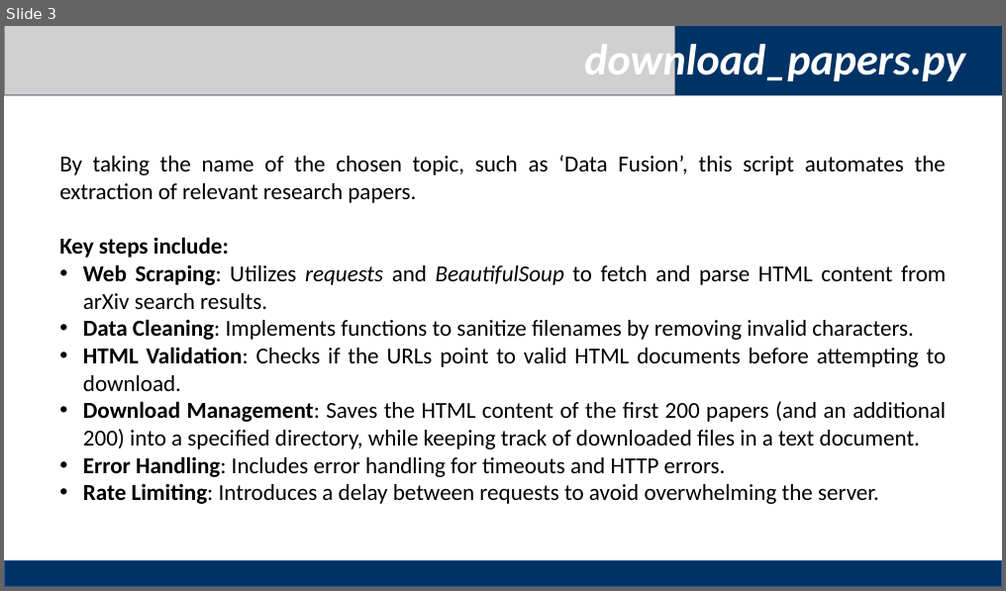
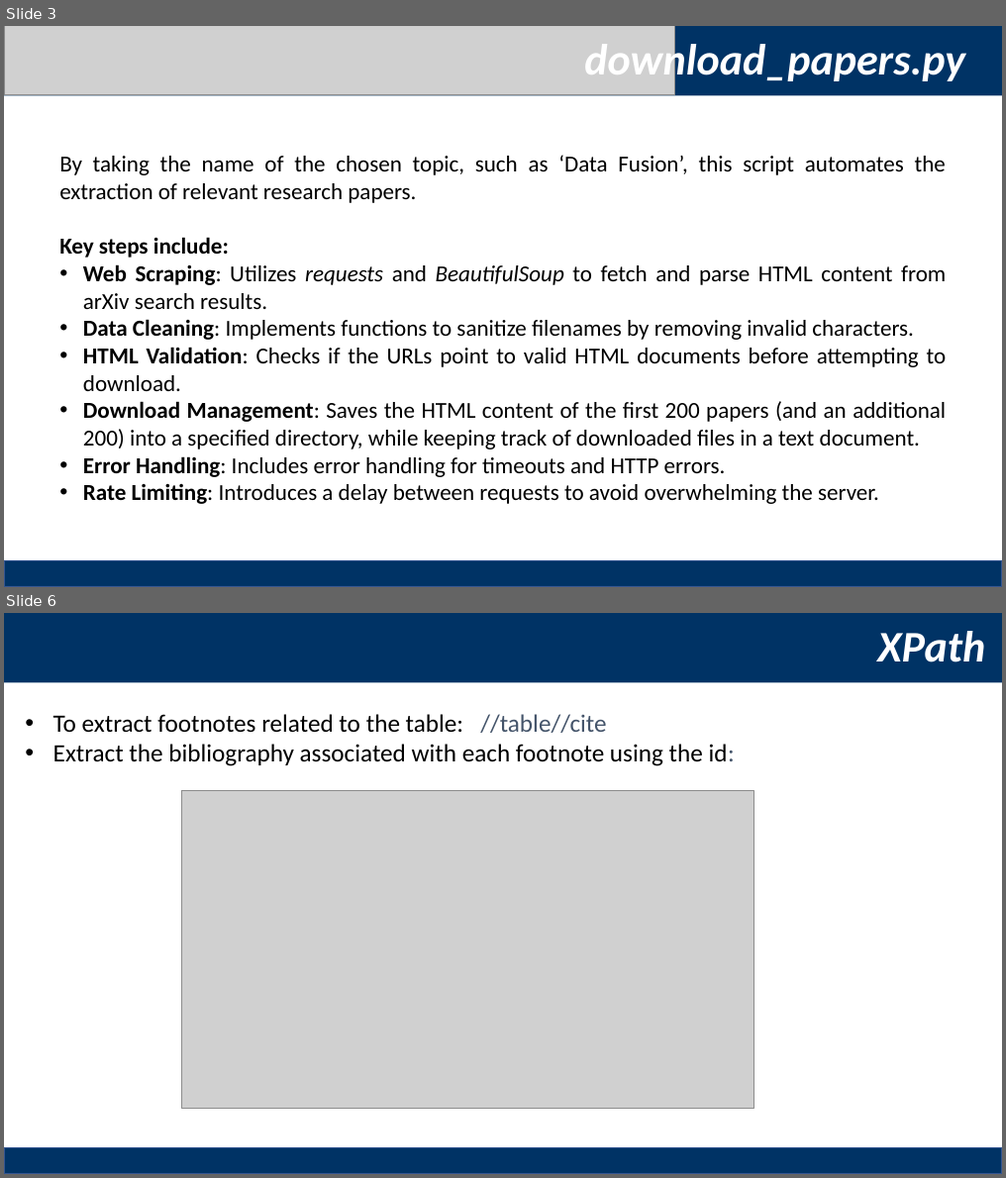
Before and after one commit to haowen3012/ID-Homerwork1, a slide deck: homework1/Homework1.pptx. Shown one above the other, each under a label of ours: slide 3 before the commit, slides 3 and 6 after it; the slides between them are not shown. The pictures are 1006x591 and 1006x1178 pixels, drawn with LibreOffice and Linux fonts; fonts in the diff are those of the drawing; grey boxes stand for pictures. Boxes give left, top, right and bottom in pixels: in the first picture for what was removed or moved away, otherwise in the second. Text is boxed around its words. In the diff, an @@ line names an element or a change of style, - is before the commit and + after.

```diff
--- a/homework1/Homework1.pptx
+++ b/homework1/Homework1.pptx
@@ slide 6 added at (x1=4, y1=613, x2=1002, y2=1174), background #FFFFFF @@
@@ rectangle added at (x1=4, y1=613, x2=1002, y2=682), fill #003365 @@
@@ text added at (x1=877, y1=631, x2=985, y2=663), 42 pt, text #FFFFFF, bold, italic @@
+XPath
@@ text added at (x1=54, y1=714, x2=735, y2=766), 24 pt, text #000000 @@
+• To extract footnotes related to the table: //table//cite
+• Extract the bibliography associated with each footnote using the id:
@@ picture added at (x1=182, y1=790, x2=754, y2=1109) @@
@@ rectangle added at (x1=4, y1=1149, x2=1002, y2=1174), fill #003365, outline #325491 1 pt @@
```
Also in this commit, not shown: 5 slides changed, 1 other slide added, 2 other files.
